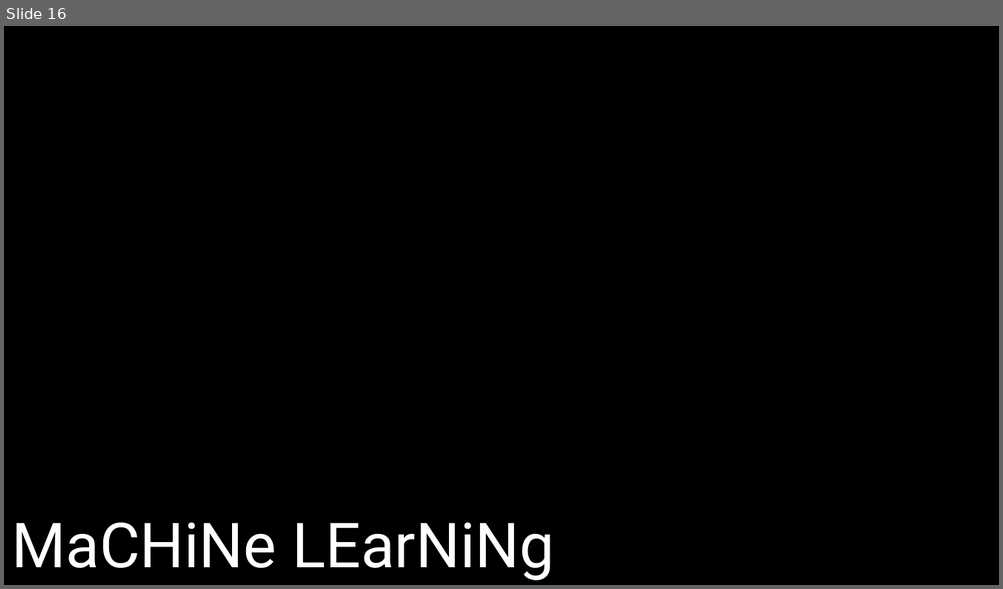
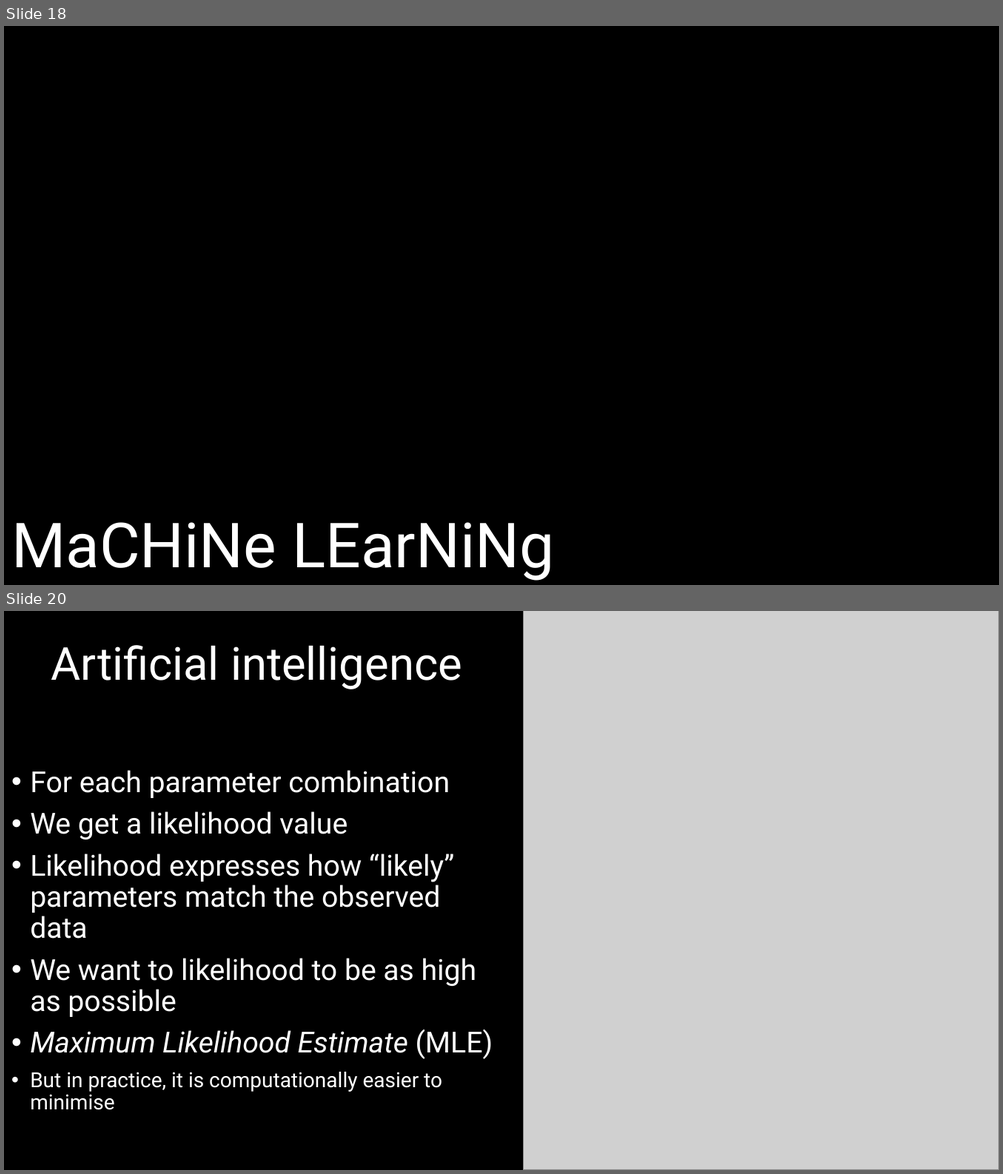
Before and after one commit to DeonRoos/stats-for-biologists, a slide deck: Lecture 5 - Cont LM/Slides/Linear models_w_Continuous.pptx. Shown one above the other, each under a label of ours: slide 16 before the commit, slides 18 and 20 after it; the slides between them are not shown. The pictures are 1003x589 and 1003x1174 pixels, drawn with LibreOffice and Linux fonts; fonts in the diff are those of the drawing; grey boxes stand for pictures. Boxes give left, top, right and bottom in pixels: in the first picture for what was removed or moved away, otherwise in the second. Text is boxed around its words. In the diff, an @@ line names an element or a change of style, - is before the commit and + after.

```diff
--- a/Lecture 5 - Cont LM/Slides/Linear models_w_Continuous.pptx
+++ b/Lecture 5 - Cont LM/Slides/Linear models_w_Continuous.pptx
@@ slide 20 added at (4, 611, 999, 1170), background #000000 @@
@@ picture added at (523, 611, 999, 1170) @@
@@ title added at (51, 645, 462, 689), 44 pt, text #FFFFFF @@
+Artificial intelligence
@@ text added at (30, 770, 493, 1111), 28 pt, text #FFFFFF @@
+• For each parameter combination
+• We get a likelihood value
+• Likelihood expresses how “likely” parameters match the observed data
+• We want to likelihood to be as high as possible
+• Maximum Likelihood Estimate (MLE)
+• But in practice, it is computationally easier to minimise
@@ what was slide 16 is now slide 18 @@
```
Also in this commit, not shown: 9 slides changed, 8 other slides added, 5 slides removed, 8 other files.
